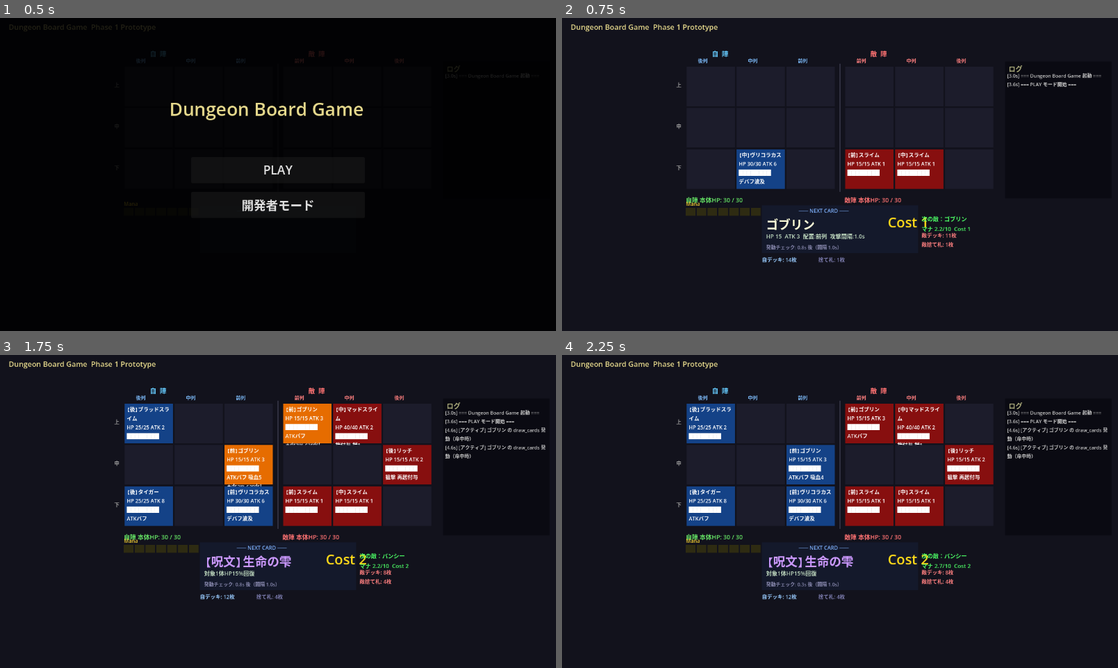
Above: before the commit, frames 1-4 (two rows, left to right).
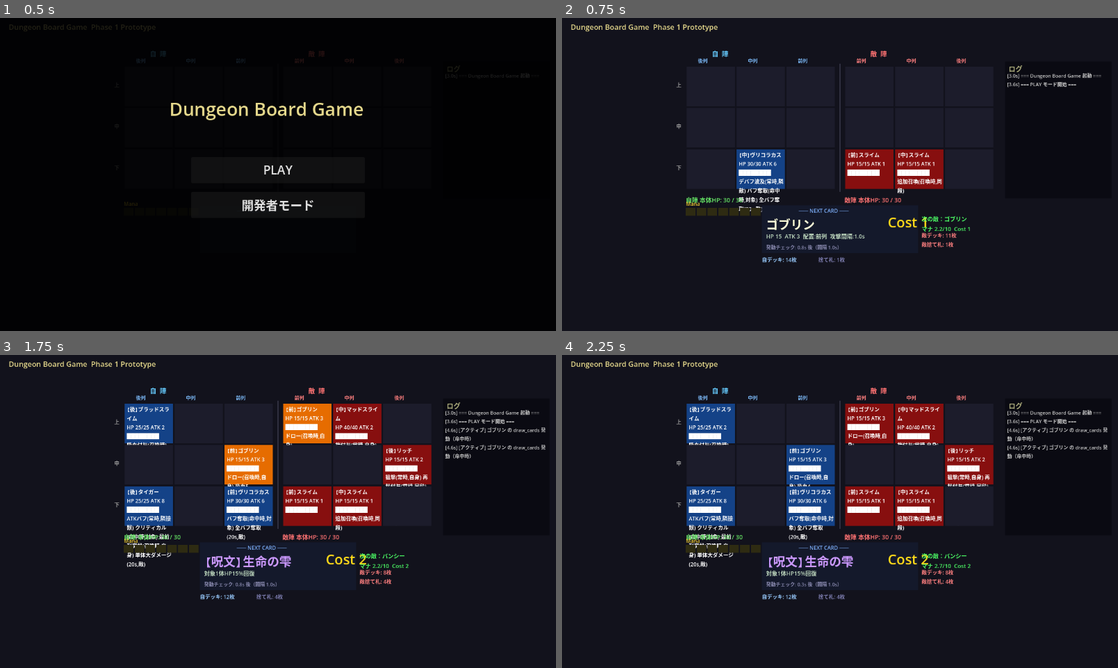
Above: after the commit, the same moments.

Repository: kazumak334-create/dungeon-board-game
Game: Godot game, scene res://scenes/Main.tscn
Same seed, same stepped clock (60 frames per second), same inputs: the game is played once before the commit and once after it.
Inputs (mouse positions are in pixels of both pictures, inside the frame that each line leads up to):
- Up to frame 1 (0.5 s): no input
- Up to frame 2 (0.75 s): click "PLAY" at 0.5 s
- Up to frame 3 (1.75 s): tap Enter at 1.25 s; move the mouse to (400, 495) at 1.27 s; click (400, 495) at 1.42 s
- Up to frame 4 (2.25 s): drag from (728, 527) to (812, 574) at 2.02 s

Frame 1 is identical in both runs. In frame 2, 0.4% of the frame differs, in the area x 31-69%, y 51-62%; in frame 3, 1.1%, in the area x 22-77%, y 24-68%; in frame 4, 1.1%.

Commit message:
feat: セル表示にスキルの発動タイミング+対象範囲を追加
全スキルを「display名(トリガー,対象)」形式で表示。
例: 狙撃(常時) / ATK累積(撃破時,自身) / 凍結付与(命中時,対象)
trigger/targetの日本語変換はDB定義ベースの辞書マッピング。
前列ではサポート効果非表示、狙撃は後列のみ表示を維持。

Co-Authored-By: Claude Opus 4.6 (1M context) <noreply@anthropic.com>

Diff:
--- a/scripts/Main.gd
+++ b/scripts/Main.gd
@@ -613,15 +613,16 @@
 		# HPバー（8ブロック）
 		var bar_filled: int = int(hp_ratio * 8)
 		var hp_bar: String = "█".repeat(bar_filled) + "░".repeat(8 - bar_filled)
-		# バフ/デバフ/スキル表示（skillsのdisplay名＋ランタイム状態から動的生成）
+		# スキル表示（skillsからdisplay名+トリガー+対象を動的生成）
 		var buffs: Array = []
-		# スキル表示（skills配列のalwaysトリガーからdisplay名を取得、位置条件付き）
 		var _EDB = load("res://scripts/EffectDB.gd")
 		var back_col: int = 0 if side == 0 else 2
+		var trigger_jp: Dictionary = {"always": "常時", "on_summon": "召喚時", "on_hit": "命中時", "on_kill": "撃破時", "on_death": "死亡時", "timer": "経過"}
+		var target_jp: Dictionary = {"self": "自身", "front_one": "前方", "same_row": "同段", "same_row_beast": "同段獣", "same_col_ally": "同深度", "adjacent_beast": "隣接獣", "all_allies": "味方全", "all_enemies": "敵全", "hit_target": "対象", "enemy_most_buffs": "敵", "ally_undead_lowest": "味方", "enemy_max_hp": "敵", "self_deck": "デッキ", "front_enemy": "前敵", "adjacent_enemy": "隣敵", "enemy": "敵"}
 		for skill in unit.skills:
-			if skill.get("trigger", "") != "always":
-				continue
+			var trigger: String = skill.get("trigger", "")
 			var eid: String = skill.get("effect_id", "")
+			var tgt: String = skill.get("target", "")
 			var display: String = eid
 			if _EDB != null and _EDB.EFFECTS.has(eid):
 				display = _EDB.EFFECTS[eid].get("display", eid)
@@ -630,7 +631,19 @@
 				continue
 			if eid == "support_fire" and c != back_col and c != 1:
 				continue
-			buffs.append(display)
+			# 前列ではサポート効果を表示しない
+			var front_col: int = 2 if side == 0 else 0
+			if trigger == "always" and c == front_col:
+				continue
+			var t_jp: String = trigger_jp.get(trigger, trigger)
+			var tgt_jp: String = target_jp.get(tgt, "")
+			if trigger == "timer":
+				var interval = skill.get("params", {}).get("interval", 0)
+				t_jp = "%ds" % int(interval)
+			if tgt_jp != "":
+				buffs.append("%s(%s,%s)" % [display, t_jp, tgt_jp])
+			else:
+				buffs.append("%s(%s)" % [display, t_jp])
 		# バフ（スタック値）
 		if unit._atk_bonus > 0:        buffs.append("ATK+%d" % unit._atk_bonus)
 		if unit._interval_bonus > 0.0:  buffs.append("SPD+")
